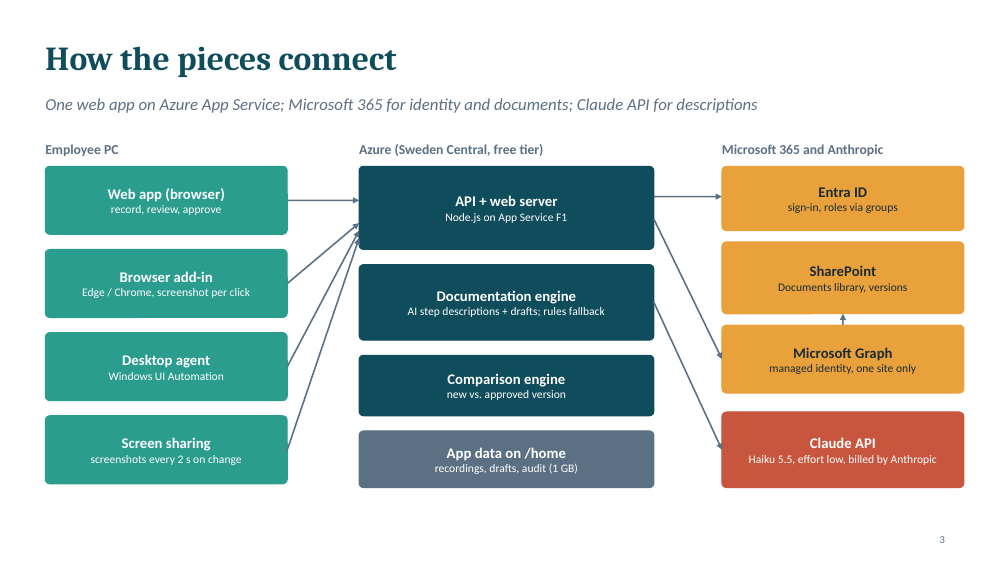
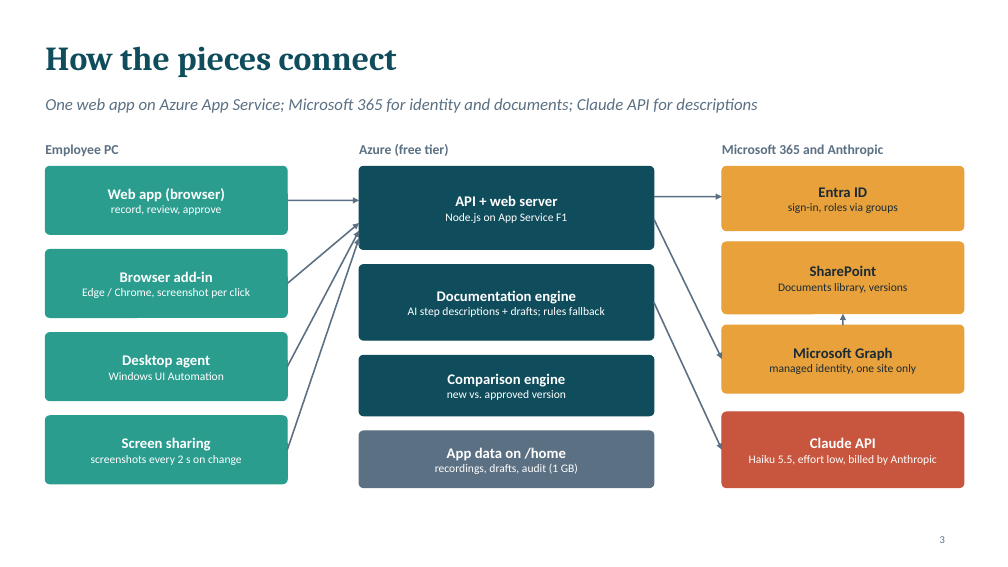
Before and after one commit to traistacristian/process-documentation-agent, a slide deck: slide 3 of docs/Process-Documentation-Agent-Overview.pptx. Drawn at 1008x567 pixels with LibreOffice and Linux fonts; fonts in the diff are those of the drawing. Boxes give left, top, right and bottom in pixels: in the first picture for what was removed or moved away, otherwise in the second. Text is boxed around its words. In the diff, an @@ line names an element or a change of style, - is before the commit and + after.

```diff
--- a/docs/Process-Documentation-Agent-Overview.pptx
+++ b/docs/Process-Documentation-Agent-Overview.pptx
@@ text at bbox=[359, 144, 449, 156]: text changed @@
-Azure (Sweden Central, free tier)
+Azure (free tier)
```
Also in this commit, not shown: 1 other slide changed.
